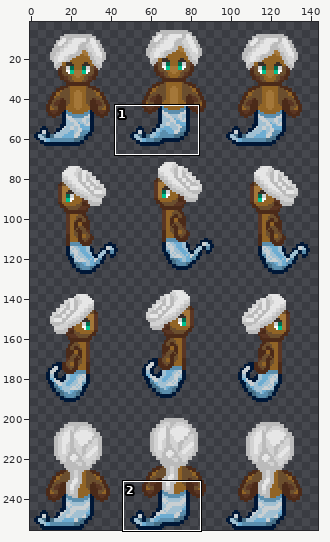
Sprite sheet -- sprite/creature/djinn/PNG/48x64_scale2x/djinn-002-SWEN.png. The first picture is a wide view before the edit; the outline marks the close-up.
Close-up. Old version:
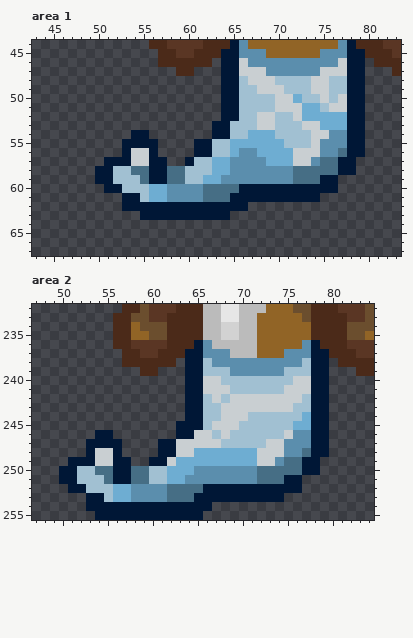
The file is 144x256 pixels. Colours within 5 levels of each other are drawn and written as one. Shown: area 1: x 43..83, y 44..67; area 2: x 47..84, y 232..255. The wide view leaves out empty margins.
New version:
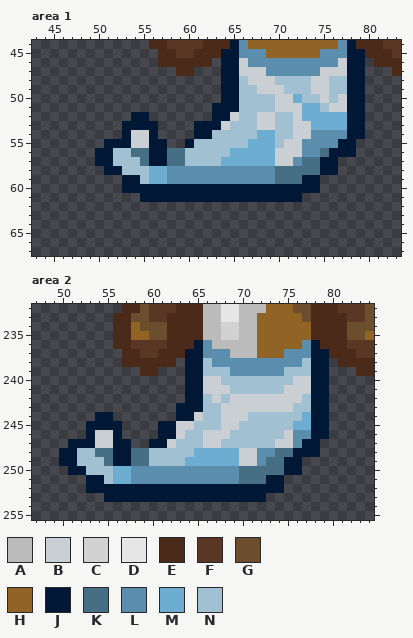
Palette (. is transparent): A #bbbbbb  B #c9cfd2  C #d2d2d2  D #e6e6e6  E #4b2a19  F #5a3624  G #6b4e2e  H #916426  J #001736  K #466e85  L #5b8ead  M #6eadd2  N #a1c0d2
Author's note on the commit: Change djinn S/N facing frames to match other frames
The edit:
Changed rows in their new state; - is an unchanged pixel.
Area 1:
first column x 50:
51 -------------J----------------
52 ----JJ-------J-B--------------
53 ---JJJJ----JJ-B-------B-M-----
54 ---JBBJ----JJNN--N----BBLL----
55 -JJ-BB-J--JNN--NN---NBBLL--J-.
56 JJNNKK-JKKNNN---MM--BB-LLKJJ-.
57 J-NNNK--KKN--N-MMMM-BBLKKJJ..-
58 .-J-NNMMLLLLLLL-----KK---JJ..-
59 ...JJNMMLLLLLL------KK-JJ..---
60 -..JJJJJJJJJJJJJ---------..---
61 ---..JJJJJJJJJJ--------..-----
62 ---..............-------------
63 -----..........---------------
Area 2:
first column x 50:
243 -------------J----------------
244 ----JJ-------J-B--------------
245 ---JJJJ----JJBBN-N------------
246 ---JBBJ----JJBNN-B------------
247 -JJ-BB-J--J-BNNN-------N-B-J-.
248 JJNNKK-JKKNNNNN-----BBLLKKJJ-.
249 J-NNNK--KKNNNN------BBLKKJJ..-
250 .-J-NNMMLLLLLLL-----KK---JJ..-
251 ...JJNMMLLLLLL------KK-JJ..---
252 -..JJJJJJJJJJJJJ---------..---
253 ---..JJJJJJJJJJ--------..-----
254 ---..............-------------
255 ----............--------------
